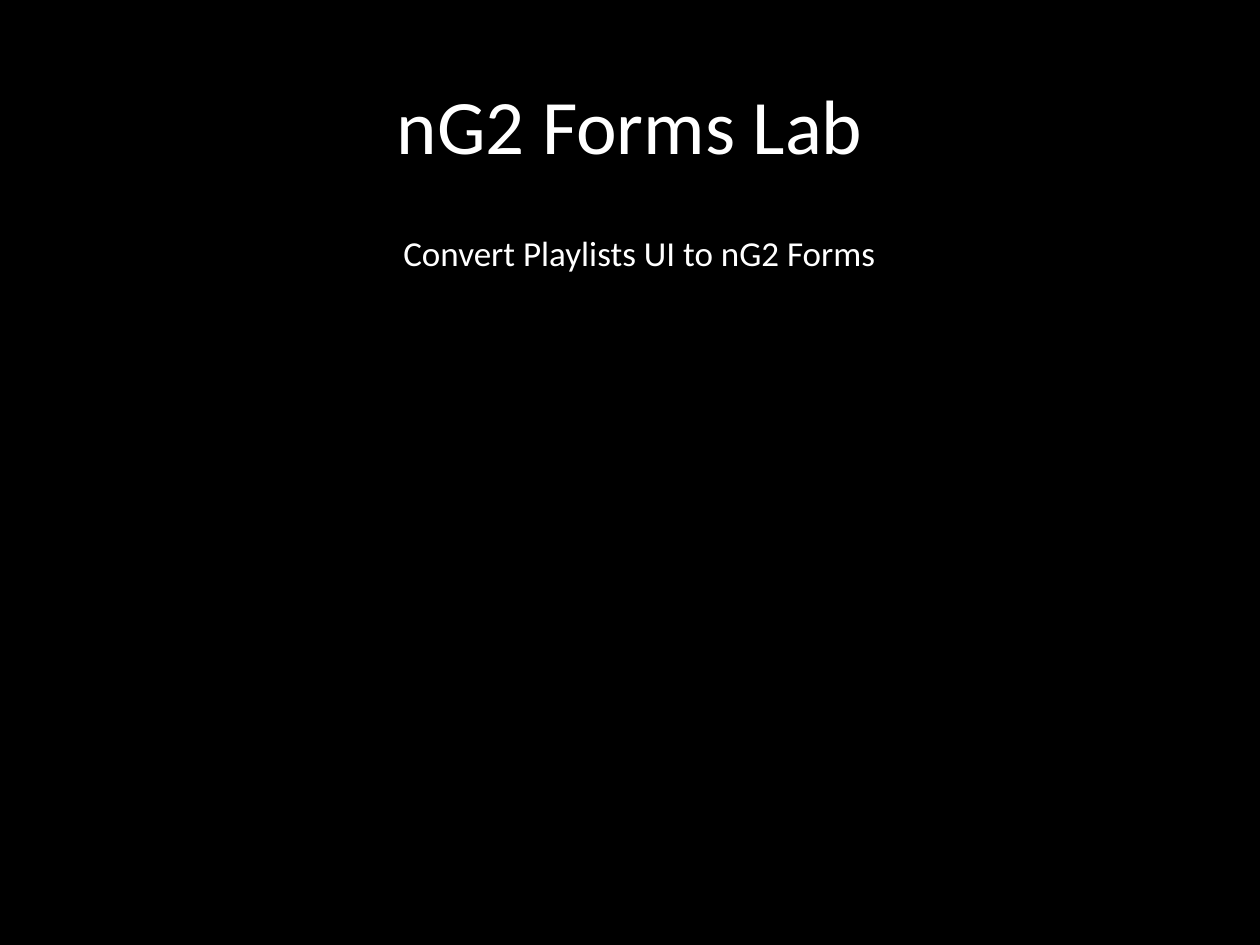
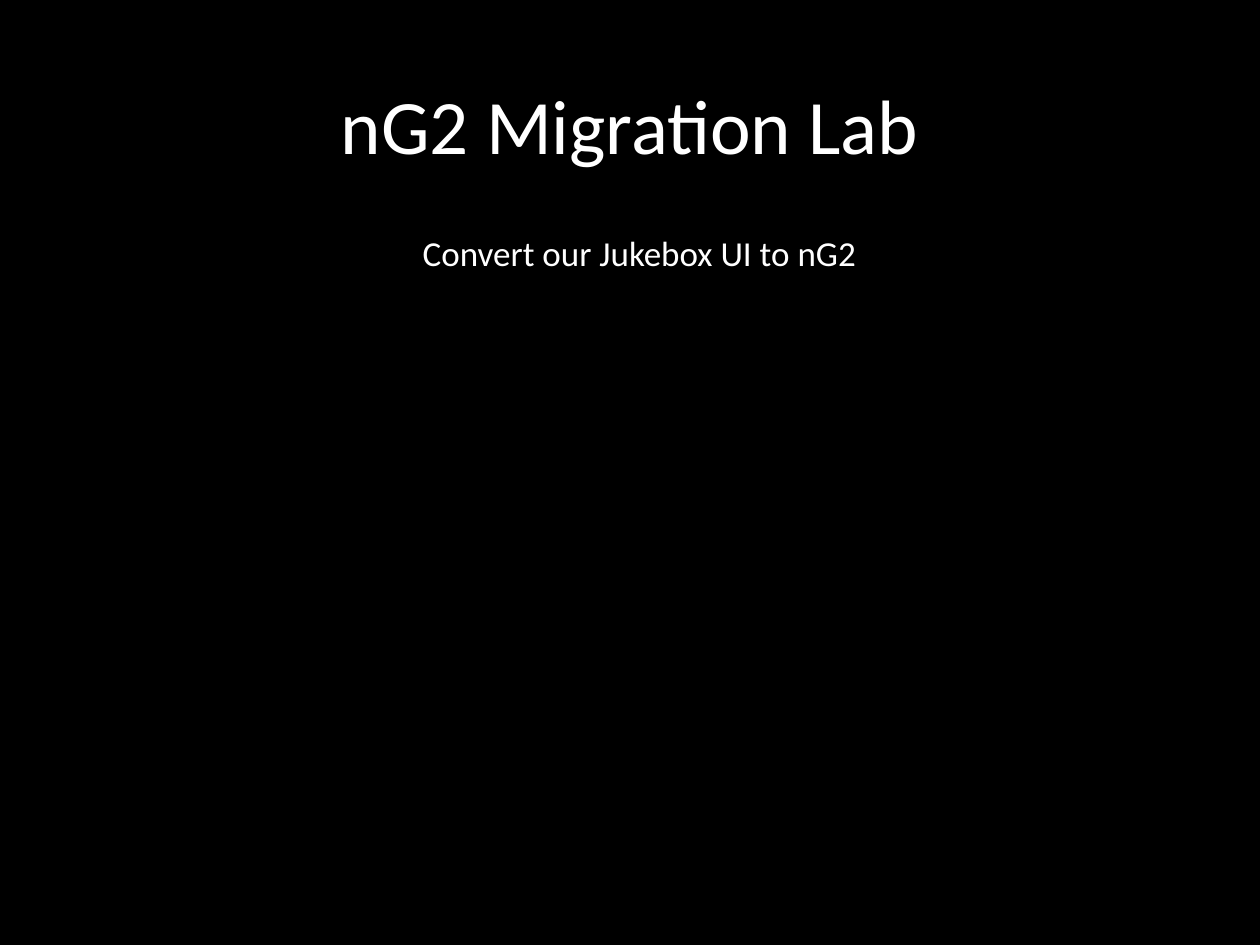
Before and after one commit to eliasjames/training-angular, a slide deck: slide 17 of slides/Angular Slides Day 4.pptx (slide 10 before the commit). Drawn at 1260x945 pixels with LibreOffice and Linux fonts; fonts in the diff are those of the drawing. Boxes give left, top, right and bottom in pixels: in the first picture for what was removed or moved away, otherwise in the second. Text is boxed around its words. In the diff, an @@ line names an element or a change of style, - is before the commit and + after.

```diff
--- a/slides/Angular Slides Day 4.pptx
+++ b/slides/Angular Slides Day 4.pptx
@@ title at bbox=[341, 100, 919, 168]: text changed @@
-nG2 Forms Lab
+nG2 Migration Lab
@@ subtitle at bbox=[423, 241, 856, 267]: text changed @@
-Convert Playlists UI to nG2 Forms
+Convert our Jukebox UI to nG2
```
Also in this commit, not shown: 6 other slides changed, 12 slides added, 3 slides removed, 1 other file.
